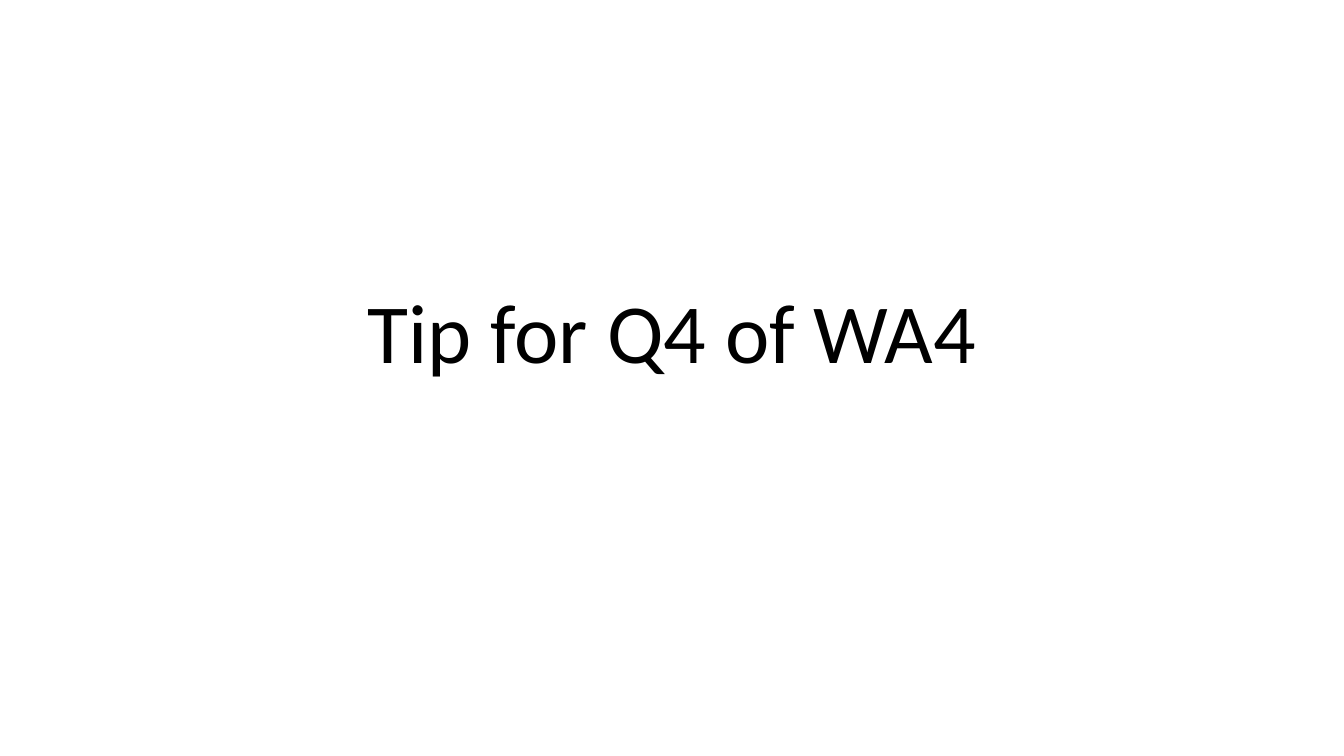
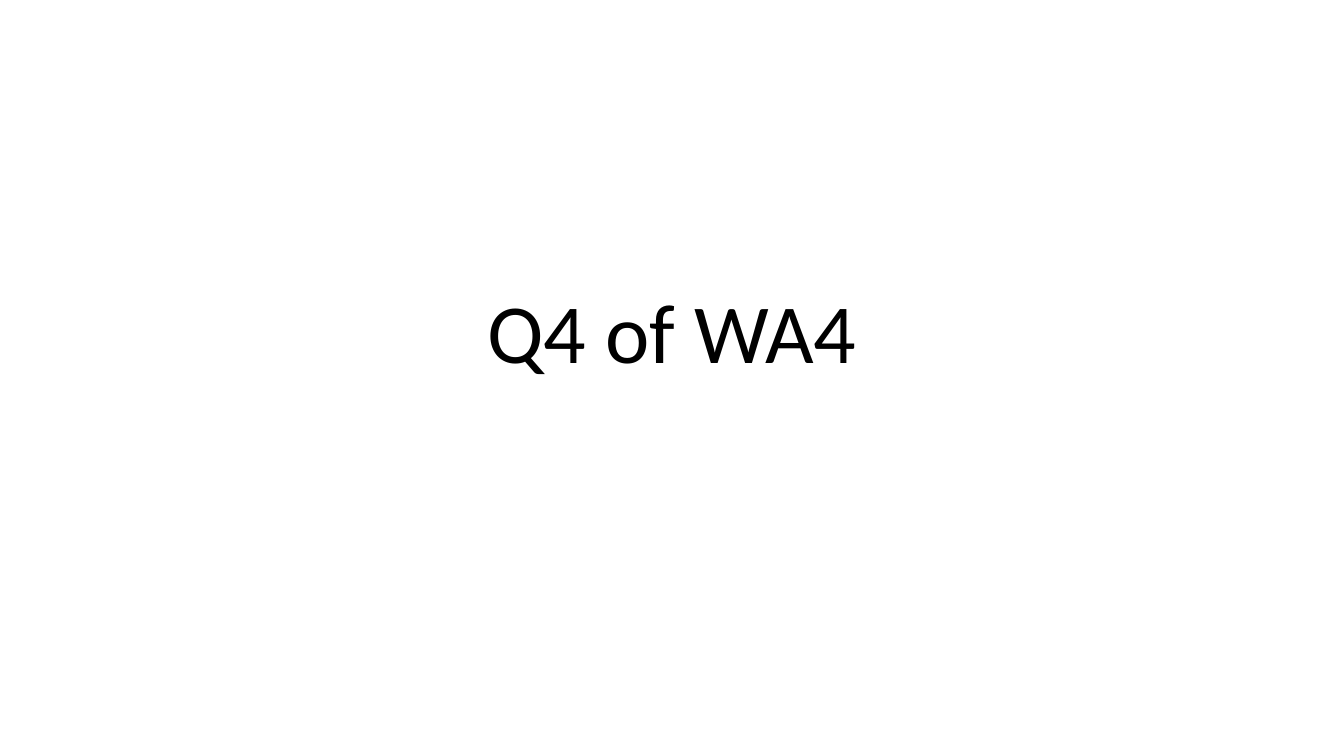
Before and after one commit to ndattani/Lecture_Notes, a slide deck: slide 12 of University_of_Waterloo/Fall_2021/MATH135/UW_Fall2021_MATH135_Lecture12.pptx. Drawn at 1344x756 pixels with LibreOffice and Linux fonts; fonts in the diff are those of the drawing. Boxes give left, top, right and bottom in pixels: in the first picture for what was removed or moved away, otherwise in the second. Text is boxed around its words. In the diff, an @@ line names an element or a change of style, - is before the commit and + after.

```diff
--- a/University_of_Waterloo/Fall_2021/MATH135/UW_Fall2021_MATH135_Lecture12.pptx
+++ b/University_of_Waterloo/Fall_2021/MATH135/UW_Fall2021_MATH135_Lecture12.pptx
@@ title at (487,305,856,374): text changed @@
-Tip for Q4 of WA4
+Q4 of WA4
```
Also in this commit, not shown: 3 slides added, 27 slides removed.
